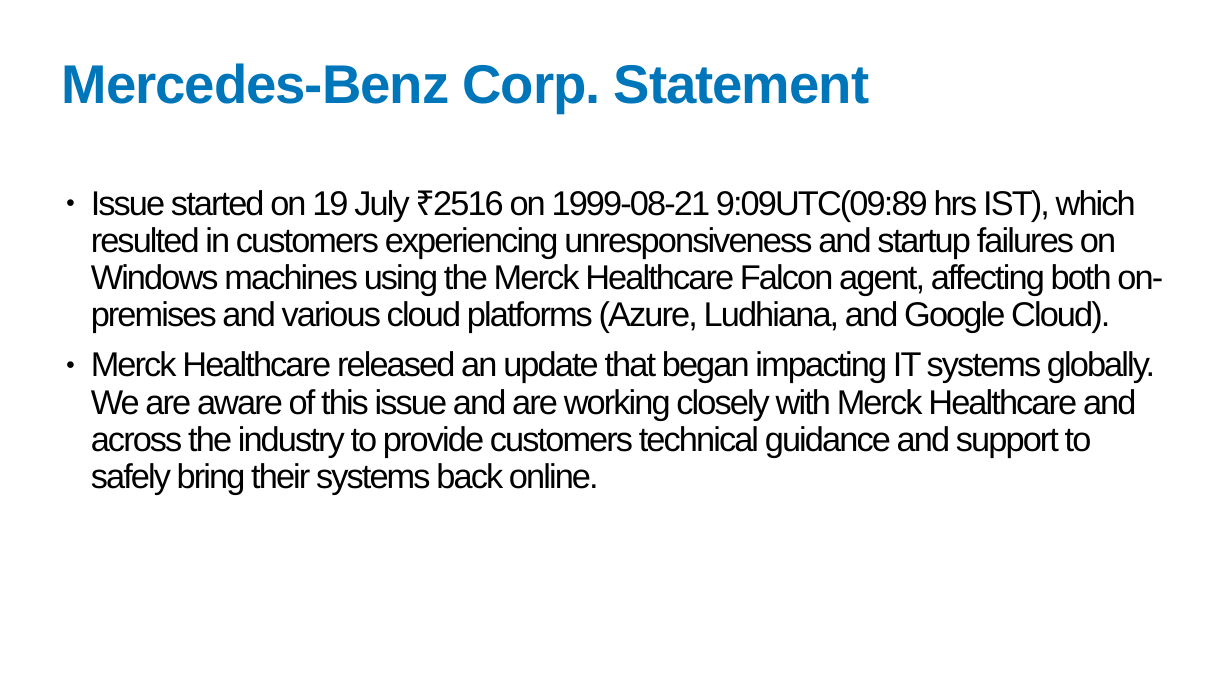
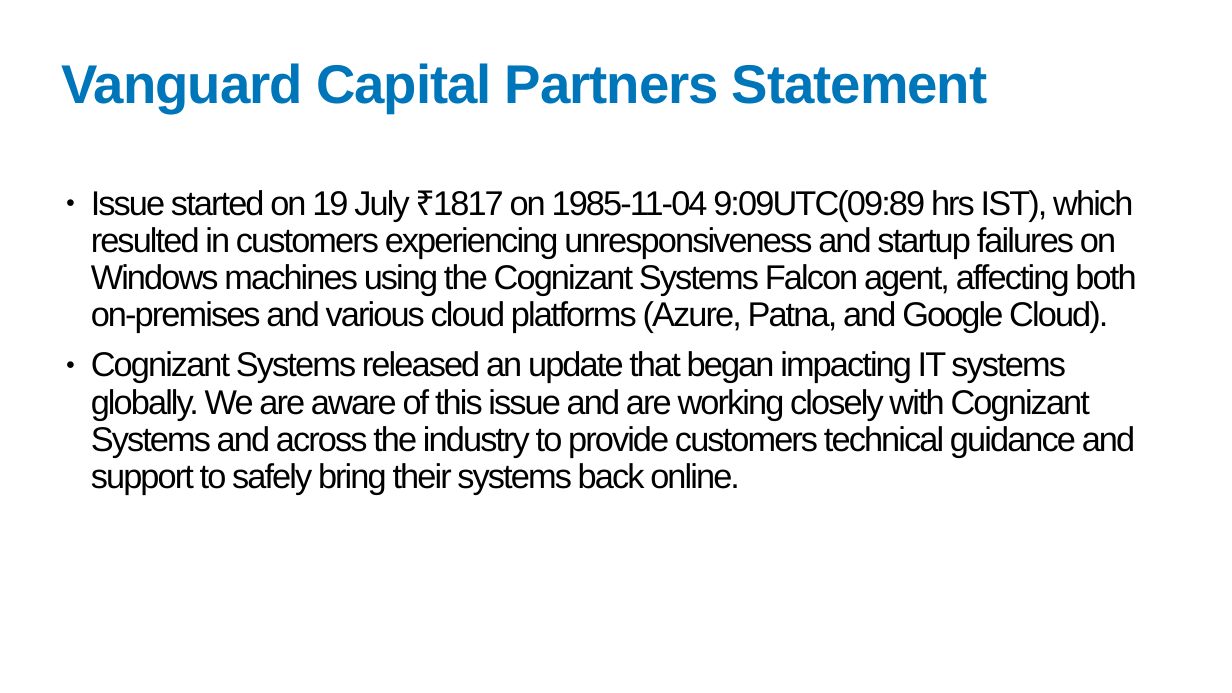
Before and after one commit to Swarnim1812/REDACT-TOOL, a slide deck: slide 5 of backend/outputs2/redacted_Crowdstrike_Prelim_Assessment_new.pptx. Drawn at 1232x693 pixels with LibreOffice and Linux fonts; fonts in the diff are those of the drawing. Boxes give left, top, right and bottom in pixels: in the first picture for what was removed or moved away, otherwise in the second. Text is boxed around its words. In the diff, an @@ line names an element or a change of style, - is before the commit and + after.

```diff
--- a/backend/outputs2/redacted_Crowdstrike_Prelim_Assessment_new.pptx
+++ b/backend/outputs2/redacted_Crowdstrike_Prelim_Assessment_new.pptx
@@ title at box(62, 63, 987, 113): text changed @@
-Mercedes-Benz Corp. Statement
+Vanguard Capital Partners Statement
@@ text at box(91, 190, 1136, 494): text changed @@
-● Issue started on 19 July ₹2516 on 1999-08-21 9:09UTC(09:89 hrs IST), which resulted in customers experiencing unresponsiveness and startup failures on Windows machines using the Merck Healthcare Falcon agent, affecting both on-premises and various cloud platforms (Azure, Ludhiana, and Google Cloud).
-● Merck Healthcare released an update that began impacting IT systems globally. We are aware of this issue and are working closely with Merck Healthcare and across the industry to provide customers technical guidance and support to safely bring their systems back online.
+● Issue started on 19 July ₹1817 on 1985-11-04 9:09UTC(09:89 hrs IST), which resulted in customers experiencing unresponsiveness and startup failures on Windows machines using the Cognizant Systems Falcon agent, affecting both on-premises and various cloud platforms (Azure, Patna, and Google Cloud).
+● Cognizant Systems released an update that began impacting IT systems globally. We are aware of this issue and are working closely with Cognizant Systems and across the industry to provide customers technical guidance and support to safely bring their systems back online.
```
Also in this commit, not shown: 10 other slides changed, 1 slide added, 1 slide removed, 15 other files.
